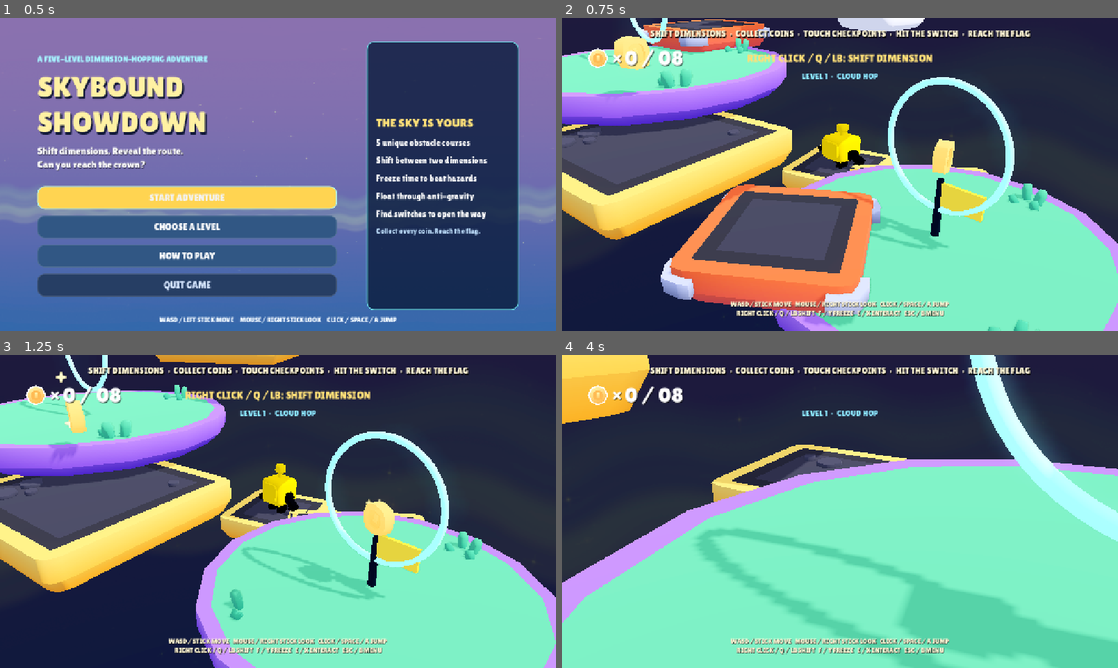
Above: before the commit, frames 1-4 (two rows, left to right).
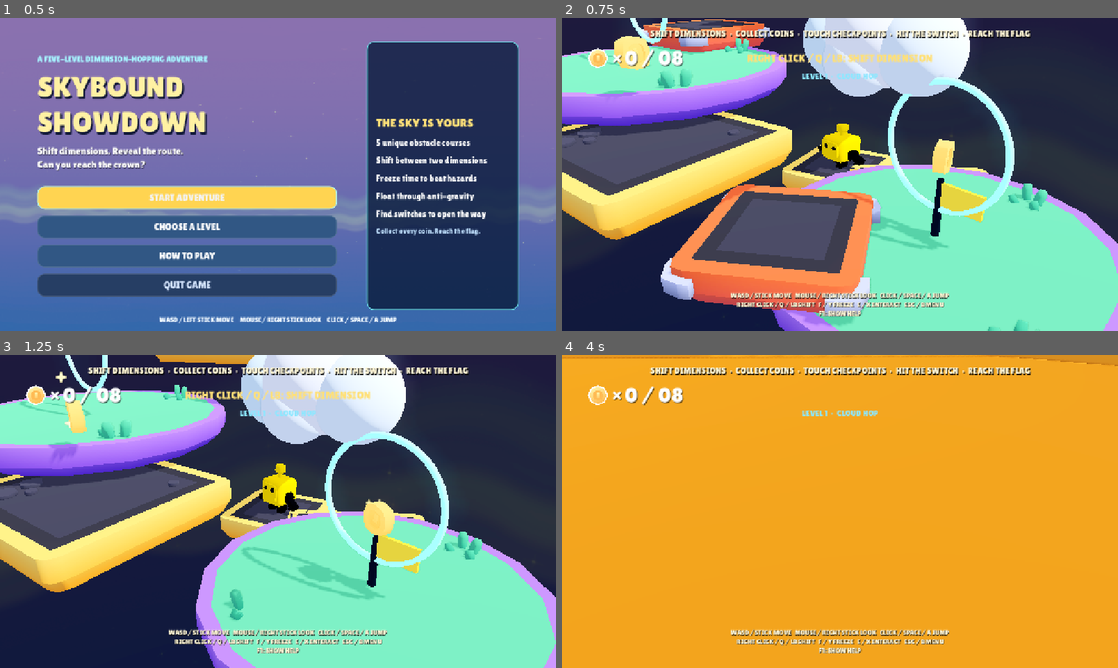
Above: after the commit, the same moments.

Repository: themagicians208-glitch/Atsila-Devs-Lidenbrock-Island
Game: Godot game, scene res://scenes/home.tscn
The game is run twice, just before and just after one commit, with the same random seed, the same clock (stepped at 60 frames per second) and the same inputs.
Inputs (mouse positions are in pixels of both pictures, inside the frame that each line leads up to):
- Up to frame 1 (0.5 s): no input
- Up to frame 2 (0.75 s): click "START ADVENTURE" at 0.5 s
- Up to frame 3 (1.25 s): no input
- Up to frame 4 (4 s): tap Enter at 1.25 s; move the mouse to (867, 511) at 1.27 s; hold W (move_forward) from 1.28 s (still down); tap Down (camera_down) at 1.35 s; click (867, 511) at 1.42 s; tap Space (jump) at 1.52, 2.27, 3.77 s; move the mouse to (812, 511) at 2.02 s; tap Left (camera_left) at 2.1 s; click (812, 511) at 2.17 s; move the mouse to (851, 505) at 2.77 s; tap Right (camera_right) at 2.85 s; click (851, 505) at 2.92 s; move the mouse to (834, 517) at 3.52 s; tap Up (camera_up) at 3.6 s; click (834, 517) at 3.67 s

Frame 1 is identical in both runs. In frame 2, 7.5% of the frame differs, in the area x 30-74%, y 0-96%; in frame 3, 8.6%; in frame 4, 98%, in the area x 0-100%, y 0-100%.

Commit message:
Polish clouds, restore avatar eyes, and fade help

Diff:
--- a/objects/character.tscn
+++ b/objects/character.tscn
@@ -1,6 +1,7 @@
-[gd_scene load_steps=4 format=3 uid="uid://c0e27836xgmhi"]
+[gd_scene load_steps=5 format=3 uid="uid://c0e27836xgmhi"]
 
 [ext_resource type="PackedScene" uid="uid://xy8rvnjp22n5" path="res://models/character.glb" id="1_vn7w5"]
+[ext_resource type="Script" path="res://objects/character_eyes.gd" id="2_eyes"]
 
 [sub_resource type="StandardMaterial3D" id="Material_yellow_black_palette"]
 albedo_color = Color(1, 0.82, 0.04, 1)
@@ -11,6 +12,7 @@
 roughness = 0.78
 
 [node name="character" instance=ExtResource("1_vn7w5")]
+script = ExtResource("2_eyes")
 
 [node name="leg-left" parent="character/root" index="0"]
 transform = Transform3D(0.965926, 0, 0.258819, 0, 1, 0, -0.258819, 0, 0.965926, 0.125, 0.17625, -0.02375)
--- /dev/null
+++ b/objects/character_eyes.gd
@@ -0,0 +1,18 @@
+extends Node3D
+
+func _ready() -> void:
+	_add_eye(Vector3(-0.105, 0.39, 0.31))
+	_add_eye(Vector3(0.105, 0.39, 0.31))
+
+func _add_eye(offset: Vector3) -> void:
+	var eye := MeshInstance3D.new()
+	var sphere := SphereMesh.new()
+	sphere.radius = 0.052
+	sphere.height = 0.104
+	eye.mesh = sphere
+	eye.position = offset
+	var material := StandardMaterial3D.new()
+	material.albedo_color = Color("#10131b")
+	material.roughness = 0.35
+	eye.material_override = material
+	get_node("character/root/torso").add_child(eye)
--- a/objects/cloud.gd
+++ b/objects/cloud.gd
@@ -1,19 +1,35 @@
 extends Node3D
 
-var time = 0.0
+@export var bob_height := 0.2
+@export var bob_speed := 0.7
 
-var random_number = RandomNumberGenerator.new()
+var time := 0.0
+var base_position := Vector3.ZERO
 
-var random_velocity:float
-var random_time:float
+func _ready() -> void:
+	base_position = position
+	var imported_cloud := get_node_or_null("cloud2")
+	if imported_cloud:
+		imported_cloud.visible = false
+	_add_puff(Vector3(-0.72, 0.0, 0.0), 0.62, Color("#d9f4ff"))
+	_add_puff(Vector3(0.0, 0.18, 0.0), 0.78, Color("#f7fdff"))
+	_add_puff(Vector3(0.72, 0.02, 0.0), 0.62, Color("#e6f8ff"))
+	_add_puff(Vector3(-0.12, -0.18, 0.28), 0.52, Color("#eaf9ff"))
 
-func _ready():
+func _add_puff(offset: Vector3, radius: float, tint: Color) -> void:
+	var puff := MeshInstance3D.new()
+	var sphere := SphereMesh.new()
+	sphere.radius = radius
+	sphere.height = radius * 2.0
+	puff.mesh = sphere
+	puff.position = offset
+	puff.cast_shadow = GeometryInstance3D.SHADOW_CASTING_SETTING_OFF
+	var material := StandardMaterial3D.new()
+	material.albedo_color = tint
+	material.roughness = 0.92
+	puff.material_override = material
+	add_child(puff)
 
-	random_velocity = random_number.randf_range(0.1, 2.0)
-	random_time = random_number.randf_range(0.1, 2.0)
-
-func _process(delta):
-
-	position.y += (cos(time * random_time) * random_velocity) * delta # Sine movement
-
+func _process(delta: float) -> void:
 	time += delta
+	position = base_position + Vector3(0.0, sin(time * bob_speed) * bob_height, sin(time * bob_speed * 0.55) * 0.06)
--- a/scripts/hud.gd
+++ b/scripts/hud.gd
@@ -11,6 +11,9 @@
 var victory_heading: Label
 var victory_subtitle: Label
 var replay_button: Button
+var controls_hint: Label
+var objective_hint: Label
+var controls_tween: Tween
 signal continue_pressed
 
 func _ready() -> void:
@@ -43,26 +46,44 @@
 func set_level_info(level_number: int, level_name: String) -> void:
 	level_heading.text = "LEVEL %d  •  %s" % [level_number, level_name.to_upper()]
 
+func show_controls_hint() -> void:
+	if not is_instance_valid(controls_hint) or not is_instance_valid(objective_hint):
+		return
+	if controls_tween and controls_tween.is_running():
+		controls_tween.kill()
+	controls_hint.visible = true
+	controls_hint.modulate.a = 1.0
+	objective_hint.visible = true
+	objective_hint.modulate.a = 1.0
+	controls_tween = create_tween()
+	controls_tween.tween_interval(5.0)
+	controls_tween.tween_property(controls_hint, "modulate:a", 0.0, 1.0)
+	controls_tween.parallel().tween_property(objective_hint, "modulate:a", 0.0, 1.0)
+	controls_tween.tween_callback(func():
+		controls_hint.visible = false
+		objective_hint.visible = false
+	)
+
 func _update_coin_counter(coins: int) -> void:
 	if is_instance_valid(coins_label):
 		coins_label.text = "%d / %02d" % [coins, coin_goal]
 
 func _build_game_hud() -> void:
-	var objective := Label.new()
-	objective.text = "SHIFT DIMENSIONS  •  COLLECT COINS  •  TOUCH CHECKPOINTS  •  HIT THE SWITCH  •  REACH THE FLAG"
-	objective.horizontal_alignment = HORIZONTAL_ALIGNMENT_CENTER
-	objective.set_anchors_and_offsets_preset(Control.PRESET_CENTER_TOP)
-	objective.offset_left = -600
-	objective.offset_top = 24
-	objective.offset_right = 600
-	objective.offset_bottom = 66
-	objective.add_theme_font_override("font", UI_FONT)
-	objective.add_theme_font_size_override("font_size", 20)
-	objective.add_theme_color_override("font_color", Color("#fff6d5"))
-	objective.add_theme_color_override("font_shadow_color", Color(0, 0, 0, 0.65))
-	objective.add_theme_constant_override("shadow_offset_x", 2)
-	objective.add_theme_constant_override("shadow_offset_y", 3)
-	add_child(objective)
+	objective_hint = Label.new()
+	objective_hint.text = "SHIFT DIMENSIONS  •  COLLECT COINS  •  TOUCH CHECKPOINTS  •  HIT THE SWITCH  •  REACH THE FLAG"
+	objective_hint.horizontal_alignment = HORIZONTAL_ALIGNMENT_CENTER
+	objective_hint.set_anchors_and_offsets_preset(Control.PRESET_CENTER_TOP)
+	objective_hint.offset_left = -600
+	objective_hint.offset_top = 24
+	objective_hint.offset_right = 600
+	objective_hint.offset_bottom = 66
+	objective_hint.add_theme_font_override("font", UI_FONT)
+	objective_hint.add_theme_font_size_override("font_size", 20)
+	objective_hint.add_theme_color_override("font_color", Color("#fff6d5"))
+	objective_hint.add_theme_color_override("font_shadow_color", Color(0, 0, 0, 0.65))
+	objective_hint.add_theme_constant_override("shadow_offset_x", 2)
+	objective_hint.add_theme_constant_override("shadow_offset_y", 3)
+	add_child(objective_hint)
 
 	level_heading = Label.new()
 	level_heading.horizontal_alignment = HORIZONTAL_ALIGNMENT_CENTER
@@ -76,19 +97,21 @@
 	level_heading.add_theme_color_override("font_color", Color("#8ce7ff"))
 	add_child(level_heading)
 
-	var controls := Label.new()
-	controls.text = "WASD / STICK MOVE   MOUSE / RIGHT STICK LOOK   CLICK / SPACE / A JUMP\nRIGHT CLICK / Q / LB SHIFT   F / Y FREEZE   E / X INTERACT   ESC / B MENU"
-	controls.horizontal_alignment = HORIZONTAL_ALIGNMENT_CENTER
-	controls.set_anchors_and_offsets_preset(Control.PRESET_CENTER_BOTTOM)
-	controls.offset_left = -520
-	controls.offset_top = -70
-	controls.offset_right = 520
-	controls.offset_bottom = -14
-	controls.add_theme_font_override("font", UI_FONT)
-	controls.add_theme_font_size_override("font_size", 15)
-	controls.add_theme_color_override("font_color", Color("#fff6d5"))
-	controls.add_theme_color_override("font_shadow_color", Color(0, 0, 0, 0.7))
-	add_child(controls)
+	controls_hint = Label.new()
+	controls_hint.text = "WASD / STICK MOVE   MOUSE / RIGHT STICK LOOK   CLICK / SPACE / A JUMP\nRIGHT CLICK / Q / LB SHIFT   F / Y FREEZE   E / X INTERACT   ESC / B MENU\nF1: SHOW HELP"
+	controls_hint.horizontal_alignment = HORIZONTAL_ALIGNMENT_CENTER
+	controls_hint.set_anchors_and_offsets_preset(Control.PRESET_CENTER_BOTTOM)
+	controls_hint.offset_left = -540
+	controls_hint.offset_top = -90
+	controls_hint.offset_right = 540
+	controls_hint.offset_bottom = -12
+	controls_hint.add_theme_font_override("font", UI_FONT)
+	controls_hint.add_theme_font_size_override("font_size", 15)
+	controls_hint.add_theme_color_override("font_color", Color("#fff6d5"))
+	controls_hint.add_theme_color_override("font_shadow_color", Color(0, 0, 0, 0.7))
+	controls_hint.modulate.a = 0.0
+	controls_hint.visible = false
+	add_child(controls_hint)
 
 	finish_message = Label.new()
 	finish_message.horizontal_alignment = HORIZONTAL_ALIGNMENT_CENTER
--- a/scripts/main.gd
+++ b/scripts/main.gd
@@ -46,6 +46,7 @@
 	finish.body_entered.connect(_on_finish_body_entered)
 	_build_puzzle_switch()
 	_apply_dimension_visibility()
+	hud.show_controls_hint()
 
 	if RenderingServer.get_current_rendering_method() == "gl_compatibility":
 		$Sun.light_energy = 0.24
@@ -546,6 +547,8 @@
 
 
 func _unhandled_input(event: InputEvent) -> void:
+	if event is InputEventKey and event.pressed and not event.echo and event.keycode == KEY_F1:
+		hud.show_controls_hint()
 	if event.is_action_pressed("shift_dimension") and not get_tree().paused:
 		_shift_dimension()
 		return
--- a/scripts/view.gd
+++ b/scripts/view.gd
@@ -10,7 +10,7 @@
 
 @export_group("Rotation")
 @export var rotation_speed = 120
-@export var mouse_sensitivity = 0.12
+@export var mouse_sensitivity = 0.22
 
 var camera_rotation:Vector3
 var zoom = 10
@@ -54,7 +54,7 @@
 	zoom = clamp(zoom, zoom_maximum, zoom_minimum)
 
 
-func _unhandled_input(event: InputEvent) -> void:
+func _input(event: InputEvent) -> void:
 	if event is InputEventMouseMotion and Input.mouse_mode == Input.MOUSE_MODE_CAPTURED:
 		camera_rotation.y -= event.relative.x * mouse_sensitivity
 		camera_rotation.x -= event.relative.y * mouse_sensitivity
Not shown, added: objects/character_eyes.gd.uid
